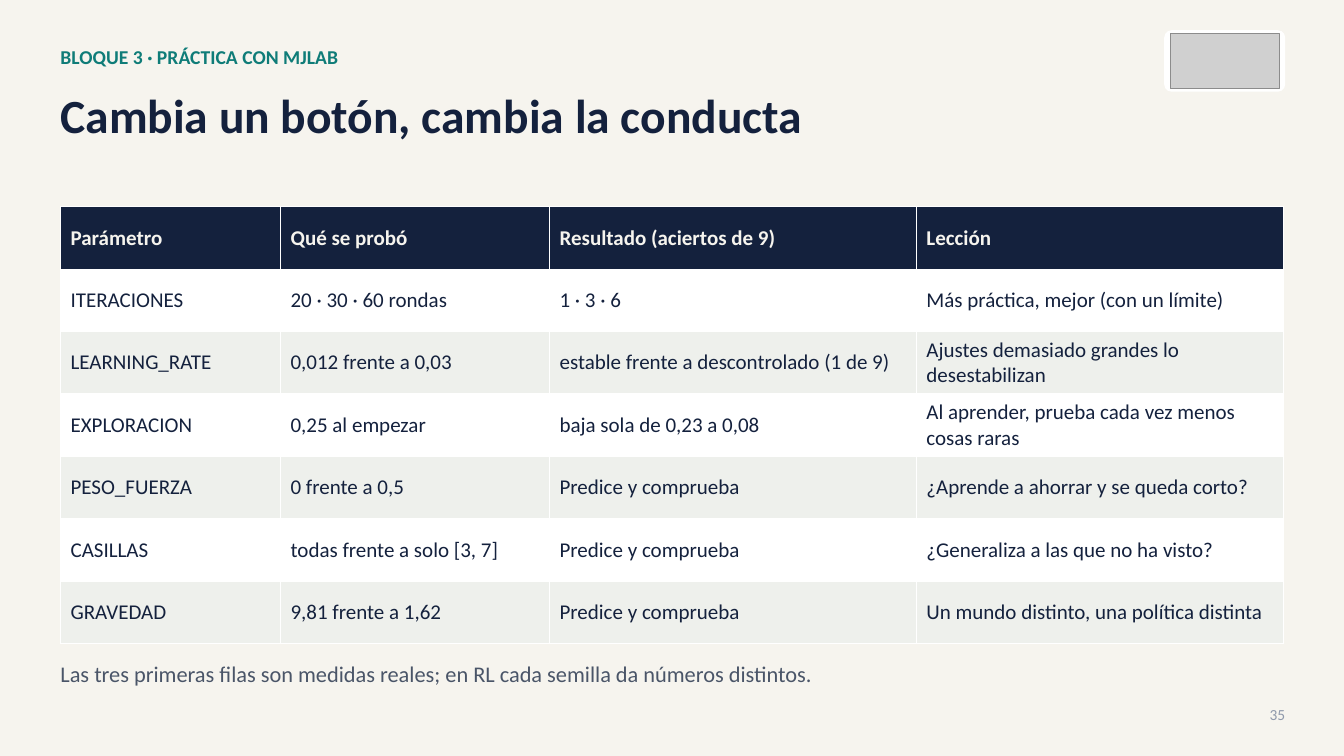
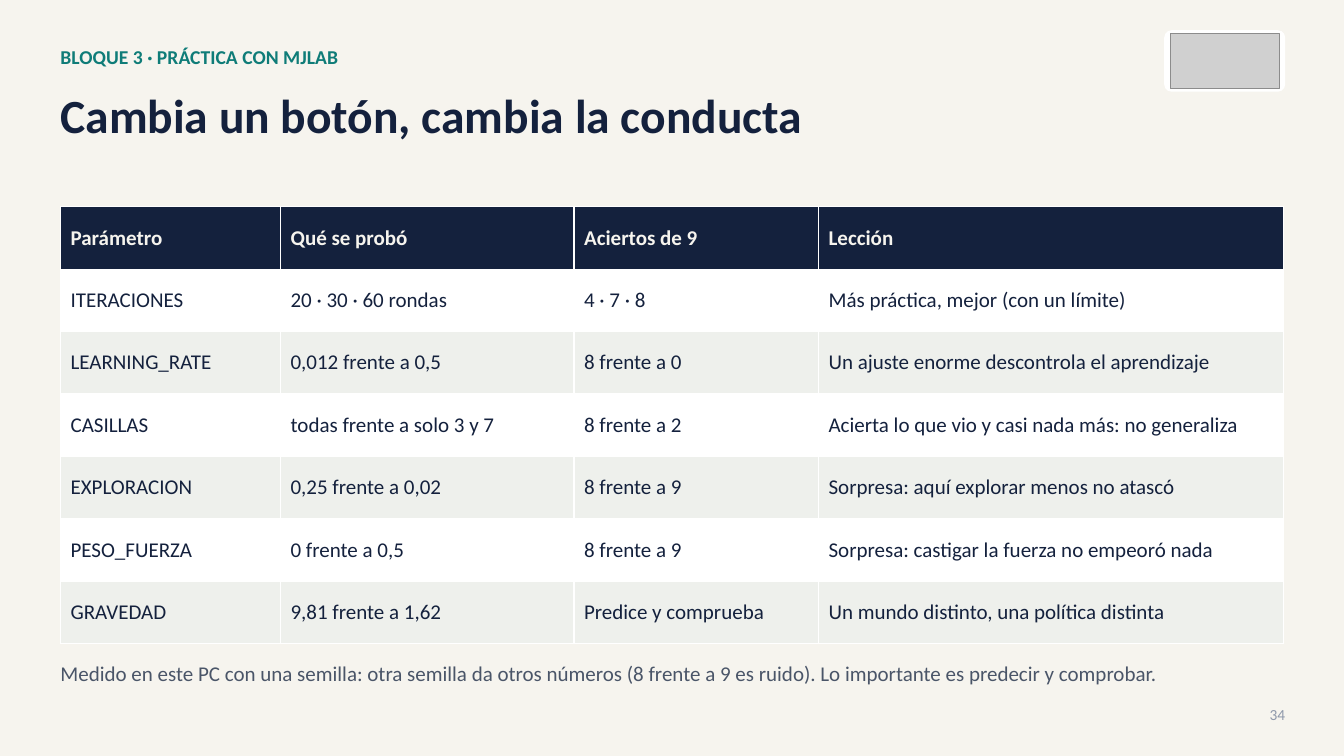
Before and after one commit to david2526IA/taller_microduck_windows, a slide deck: slide 34 of workshop-ia-fisica/presentaciones/Presentacion_03_taller_completo.pptx (slide 35 before the commit). Drawn at 1344x756 pixels with LibreOffice and Linux fonts; fonts in the diff are those of the drawing; grey boxes stand for pictures. Boxes give left, top, right and bottom in pixels: in the first picture for what was removed or moved away, otherwise in the second. Text is boxed around its words. In the diff, an @@ line names an element or a change of style, - is before the commit and + after.

```diff
--- a/workshop-ia-fisica/presentaciones/Presentacion_03_taller_completo.pptx
+++ b/workshop-ia-fisica/presentaciones/Presentacion_03_taller_completo.pptx
@@ table at <box>60,207,1284,644</box> @@
-row 1, column 3: Resultado (aciertos de 9)
+row 1, column 3: Aciertos de 9
-row 2, column 3: 1 · 3 · 6
+row 2, column 3: 4 · 7 · 8
-row 3: LEARNING_RATE | 0,012 frente a 0,03 | estable frente a descontrolado (1 de 9) | Ajustes demasiado grandes lo desestabilizan
+row 3: LEARNING_RATE | 0,012 frente a 0,5 | 8 frente a 0 | Un ajuste enorme descontrola el aprendizaje
-row 4: EXPLORACION | 0,25 al empezar | baja sola de 0,23 a 0,08 | Al aprender, prueba cada vez menos cosas raras
+row 4: CASILLAS | todas frente a solo 3 y 7 | 8 frente a 2 | Acierta lo que vio y casi nada más: no generaliza
-row 5: PESO_FUERZA | 0 frente a 0,5 | Predice y comprueba | ¿Aprende a ahorrar y se queda corto?
+row 5: EXPLORACION | 0,25 frente a 0,02 | 8 frente a 9 | Sorpresa: aquí explorar menos no atascó
-row 6: CASILLAS | todas frente a solo [3, 7] | Predice y comprueba | ¿Generaliza a las que no ha visto?
+row 6: PESO_FUERZA | 0 frente a 0,5 | 8 frente a 9 | Sorpresa: castigar la fuerza no empeoró nada
@@ text at <box>60,666,1156,685</box>: text changed; size 16 to 15 pt @@
-Las tres primeras filas son medidas reales; en RL cada semilla da números distintos.
+Medido en este PC con una semilla: otra semilla da otros números (8 frente a 9 es ruido). Lo importante es predecir y comprobar.
@@ text at <box>1270,710,1286,720</box>: text changed @@
-35
+34
```
Also in this commit, not shown: 31 other slides changed, 1 slide added, 1 slide removed, 14 other files.
